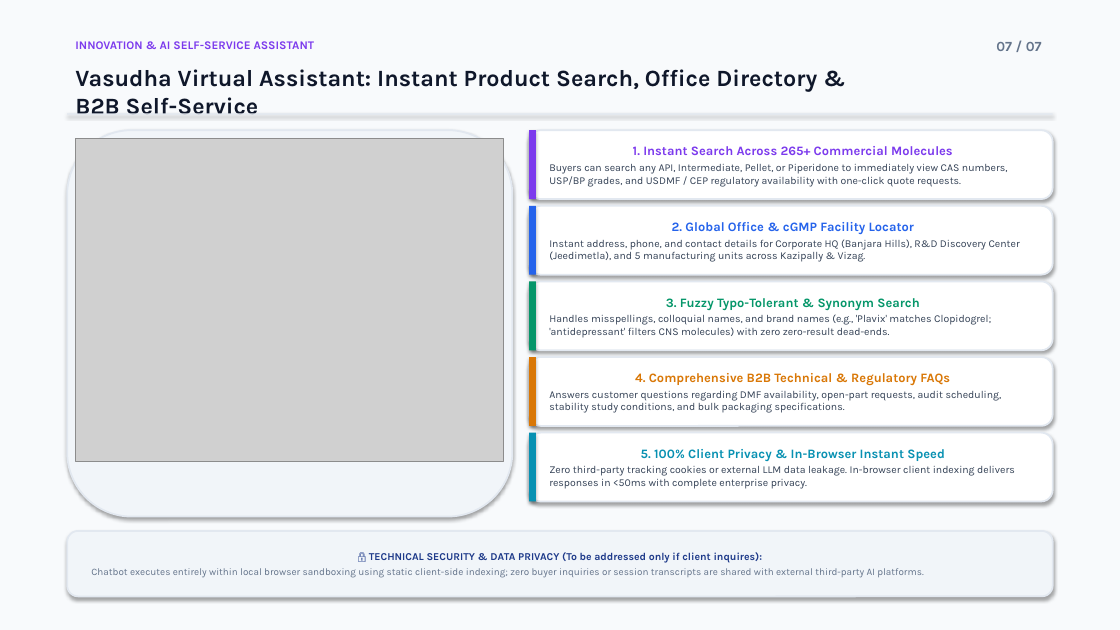
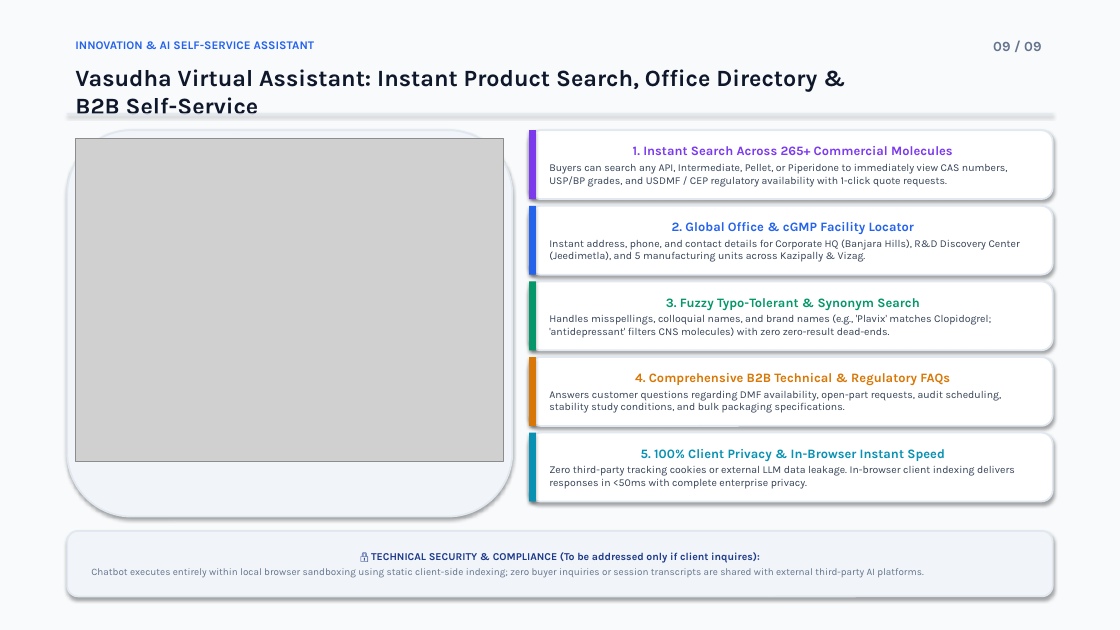
Before and after one commit to saikrishna-bethamcharla/vasudhapharma-green, a slide deck: slide 9 of Vasudha_Pharma_Corporate_Presentation.pptx (slide 7 before the commit). Drawn at 1120x630 pixels with LibreOffice and Linux fonts; fonts in the diff are those of the drawing; grey boxes stand for pictures. Boxes give left, top, right and bottom in pixels: in the first picture for what was removed or moved away, otherwise in the second. Text is boxed around its words. In the diff, an @@ line names an element or a change of style, - is before the commit and + after.

Commit message:
feat(presentation): add CRM data storage & visual analytics dashboard slides, scrub vendor brand name, and add chatbot slide

```diff
--- a/Vasudha_Pharma_Corporate_Presentation.pptx
+++ b/Vasudha_Pharma_Corporate_Presentation.pptx
@@ text "INNOVATION & AI SELF-SERVICE ASSISTANT" at (75,41,315,49): text colour #7C3AED to #2563EB @@
@@ text at (993,42,1041,51): text changed @@
-07 / 07
+09 / 09
@@ text in rounded rectangle at (549,164,1008,187): text changed @@
-Buyers can search any API, Intermediate, Pellet, or Piperidone to immediately view CAS numbers, USP/BP grades, and USDMF / CEP regulatory availability with one-click quote requests.
+Buyers can search any API, Intermediate, Pellet, or Piperidone to immediately view CAS numbers, USP/BP grades, and USDMF / CEP regulatory availability with 1-click quote requests.
@@ text in rounded rectangle at (371,552,760,563): text changed @@
-🔒 TECHNICAL SECURITY & DATA PRIVACY (To be addressed only if client inquires):
+🔒 TECHNICAL SECURITY & COMPLIANCE (To be addressed only if client inquires):
```
Also in this commit, not shown: 5 other slides changed, 2 slides added, 5 other files.
